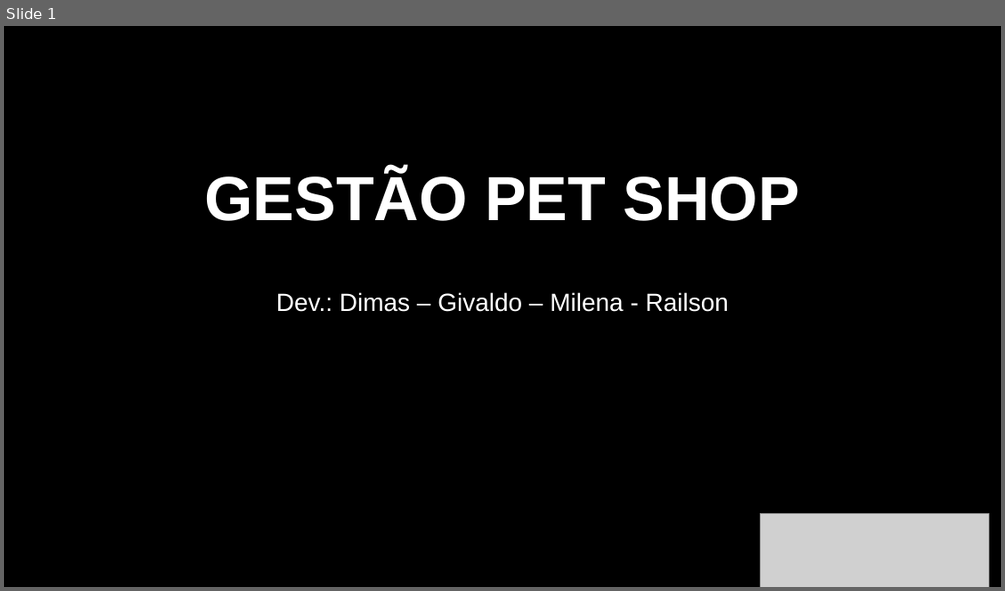
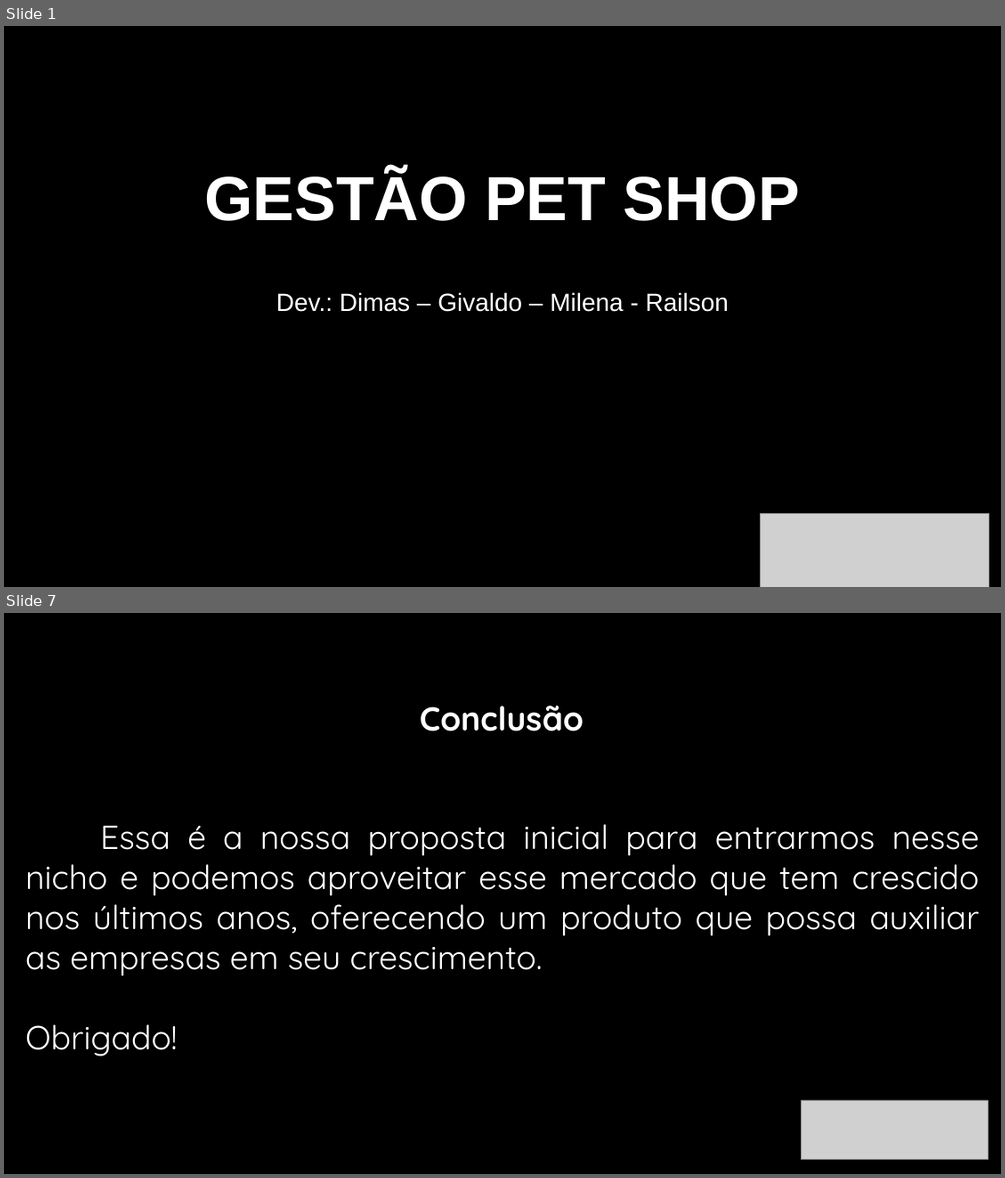
Before and after one commit to railsonsousa10/TesteDeSistema, a slide deck: Gestão Pet Shop.pptx. Shown one above the other, each under a label of ours: slide 1 before the commit, slides 1 and 7 after it; the slides between them are not shown. The pictures are 1005x591 and 1005x1178 pixels, drawn with LibreOffice and Linux fonts; fonts in the diff are those of the drawing; grey boxes stand for pictures; background and template pictures are left out. Boxes give left, top, right and bottom in pixels: in the first picture for what was removed or moved away, otherwise in the second. Text is boxed around its words. In the diff, an @@ line names an element or a change of style, - is before the commit and + after.

```diff
--- a/Gestão Pet Shop.pptx
+++ b/Gestão Pet Shop.pptx
@@ slide 7 added at <box>4,613,1001,1174</box>, background #000000 @@
@@ text added at <box>420,706,583,731</box>, 32 pt, text #FFFFFF, bold @@
+Conclusão
@@ text added at <box>25,824,979,1056</box>, 32 pt, text #FFFFFF @@
+Essa é a nossa proposta inicial para entrarmos nesse nicho e podemos aproveitar esse mercado que tem crescido nos últimos anos, oferecendo um produto que possa auxiliar as empresas em seu crescimento.
+Obrigado!
@@ picture added at <box>801,1100,988,1159</box> @@
```
Also in this commit, not shown: 3 slides changed, 2 other slides added, 1 slide removed.
